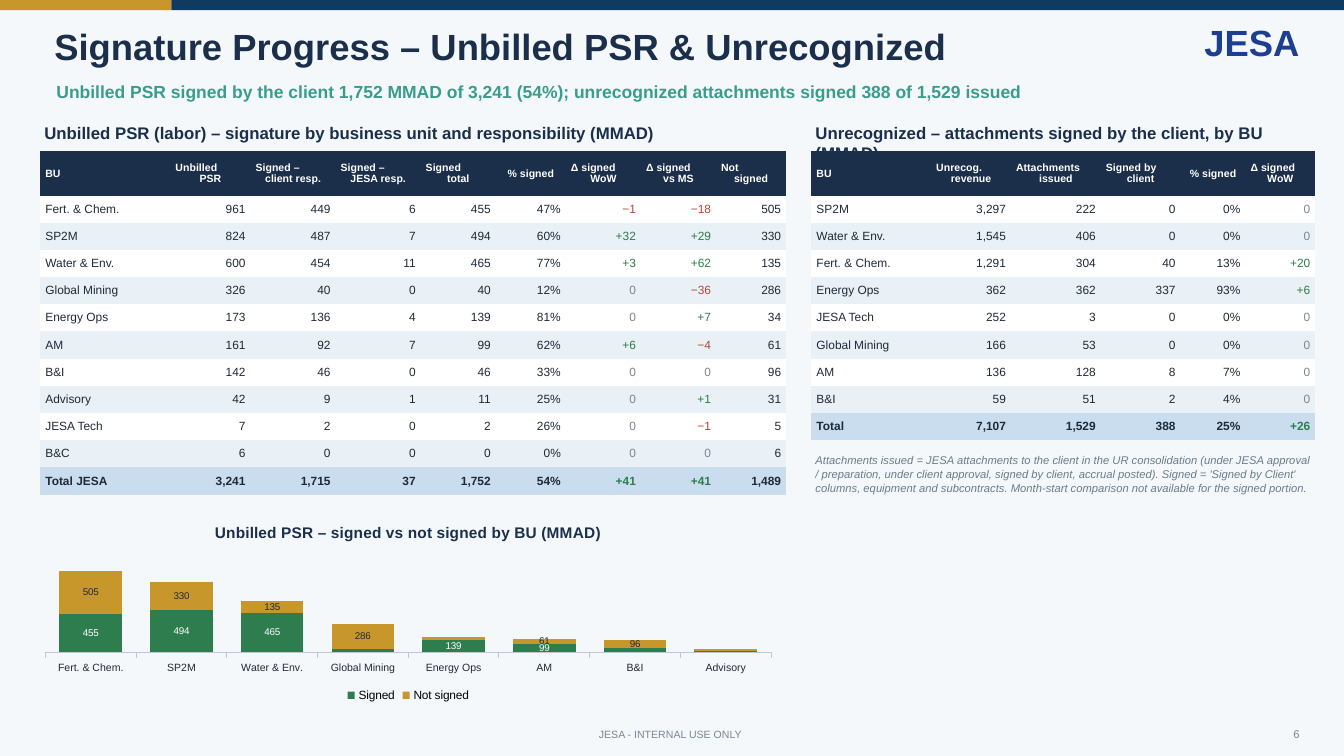
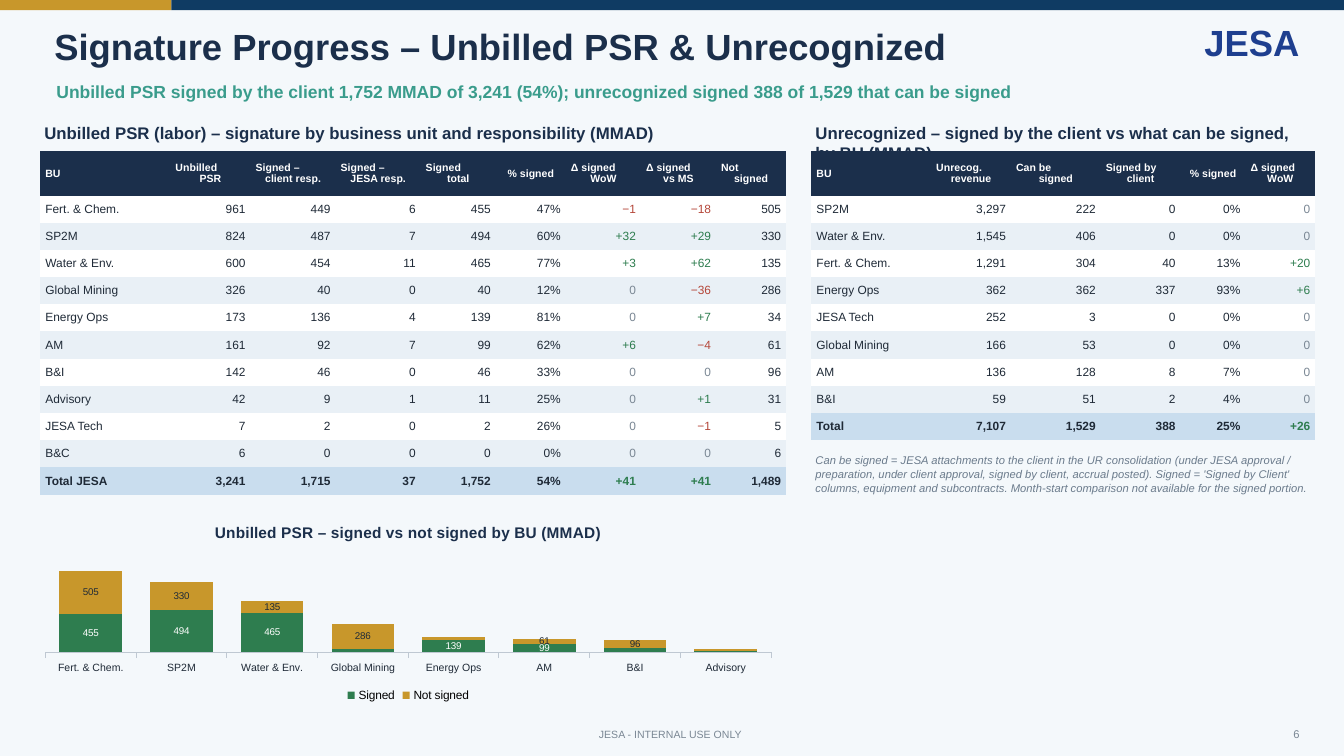
Before and after one commit to cherkaouihassan-art/Skills-Repo, a slide deck: slide 6 of weekly-ar-cash-deck/output/JESA_AR_Cash_Position_Nov_W1_2026-11-04_DRAFT.pptx. Drawn at 1344x756 pixels with LibreOffice and Linux fonts; fonts in the diff are those of the drawing. Boxes give left, top, right and bottom in pixels: in the first picture for what was removed or moved away, otherwise in the second. Text is boxed around its words. In the diff, an @@ line names an element or a change of style, - is before the commit and + after.

```diff
--- a/weekly-ar-cash-deck/output/JESA_AR_Cash_Position_Nov_W1_2026-11-04_DRAFT.pptx
+++ b/weekly-ar-cash-deck/output/JESA_AR_Cash_Position_Nov_W1_2026-11-04_DRAFT.pptx
@@ text at (56, 85, 1011, 102): text changed @@
-Unbilled PSR signed by the client 1,752 MMAD of 3,241 (54%); unrecognized attachments signed 388 of 1,529 issued
+Unbilled PSR signed by the client 1,752 MMAD of 3,241 (54%); unrecognized signed 388 of 1,529 that can be signed
@@ text at (815, 127, 1289, 151): text changed @@
-Unrecognized – attachments signed by the client, by BU (MMAD)
+Unrecognized – signed by the client vs what can be signed, by BU (MMAD)
@@ table at (812, 151, 1315, 441) @@
-row 1, column 3: Attachments issued
+row 1, column 3: Can be signed
@@ text at (815, 456, 1306, 494): text changed @@
-Attachments issued = JESA attachments to the client in the UR consolidation (under JESA approval / preparation, under client approval, signed by client, accrual posted). Signed = 'Signed by Client' columns, equipment and subcontracts. Month-start comparison not available for the signed portion.
+Can be signed = JESA attachments to the client in the UR consolidation (under JESA approval / preparation, under client approval, signed by client, accrual posted). Signed = 'Signed by Client' columns, equipment and subcontracts. Month-start comparison not available for the signed portion.
```
Also in this commit, not shown: 13 other slides changed, 5 other files.
